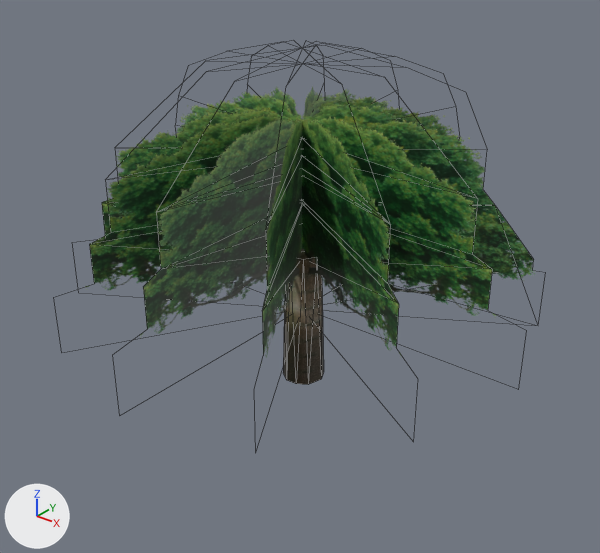
One commit to the OBJ model models/arbol2/arbol.obj: the scene before it, then after it.
Camera for both pictures: a 50 mm lens placed at (21.9, -27.5, 22.3), pointed at (0.7, -0.9, 5.8). Lighting does not change. The marker at lower left points along +X, +Y and +Z. Mesh edges are drawn as thin lines. Where no turn or scale is listed for an object, it has been applied to the vertices.

In view in the first picture: 'hojas', 'tronco'.
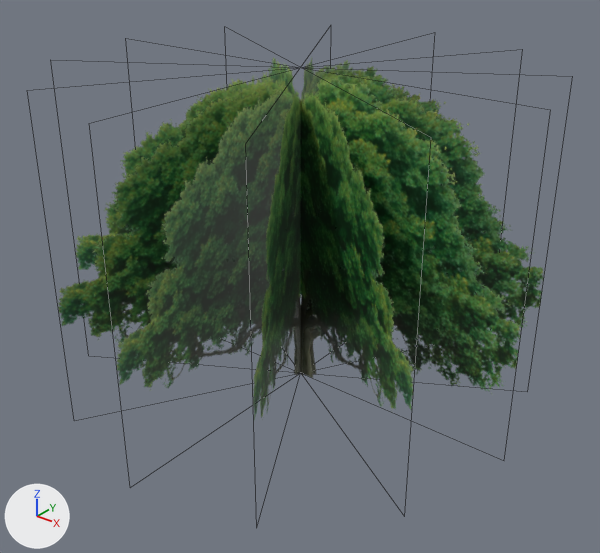
Diff of the bpy script that builds the scene:
```diff
--- a/models/arbol2/arbol.obj.py
+++ b/models/arbol2/arbol.obj.py
@@ mat_arbol_011 @@
+mat_arbol_011 = bpy.data.materials.new('arbol.011')
+# uses the picture img_rama3_png
@@ mat_arbol_007 @@
+mat_arbol_007 = bpy.data.materials.new('arbol.007')
+# uses the picture img_rama3_png
@@ mat_arbol_005 @@
+mat_arbol_005 = bpy.data.materials.new('arbol.005')
+# uses the picture img_rama3_png
@@ mat_arbol_009 @@
+mat_arbol_009 = bpy.data.materials.new('arbol.009')
+# uses the picture img_rama3_png
@@ mat_arbol_003 @@
+mat_arbol_003 = bpy.data.materials.new('arbol.003')
+# uses the picture img_rama3_png
@@ me_hojas @@
 # used by ob_hojas; location = (0.0, 0.0, 0.0)
-me_hojas.from_pydata(...)  # 109 vertices, 50 faces; spans x -11.0..11.2, y -11.1..11.0, z 3.6..15.9
+me_hojas.from_pydata(...)  # 24 vertices, 6 faces; spans x -11.0..11.0, y -11.0..11.0, z 0.0..15.0
+# me_hojas part 1: the loose piece of 19 vertices spanning x -5.5..5.6, y -9.6..9.6, z 3.6..15.9 is rebuilt with 4 vertices and now spans x -5.5..5.5, y -9.5..9.5, z 0.0..15.0, in mat_arbol_009
+# me_hojas part 2: the loose piece of 19 vertices spanning x -5.5..5.5, y -9.6..9.6, z 3.6..15.9 is rebuilt with 4 vertices and now spans x -5.5..5.5, y -9.5..9.5, z 0.0..15.0, in mat_arbol_005
+# me_hojas part 3: the loose piece of 18 vertices spanning x -9.5..9.7, y -5.5..5.6, z 3.6..15.9 is rebuilt with 4 vertices and now spans x -9.5..9.5, y -5.5..5.5, z 0.0..15.0, in mat_arbol_011
+# me_hojas part 4: the loose piece of 18 vertices spanning x 0.0, y -11.1..11.0, z 3.6..15.9 is rebuilt with 4 vertices and now spans x 0.0, y -11.0..11.0, z 0.0..15.0, in mat_arbol_007
+# me_hojas part 5: the loose piece of 18 vertices spanning x -11.0..11.2, y 0.1, z 3.6..15.9 is rebuilt with 4 vertices and now spans x -11.0..11.0, y 0.0, z 0.0..15.0
+# me_hojas part 6: the loose piece of 17 vertices spanning x -9.6..9.6, y -5.6..5.5, z 3.6..15.9 is rebuilt with 4 vertices and now spans x -9.5..9.5, y -5.5..5.5, z 0.0..15.0, in mat_arbol_003
 me_hojas.materials.append(mat_hojas)
+me_hojas.materials.append(mat_arbol_003)
+me_hojas.materials.append(mat_arbol_005)
+me_hojas.materials.append(mat_arbol_007)
+me_hojas.materials.append(mat_arbol_009)
+me_hojas.materials.append(mat_arbol_011)
@@ ob_tronco @@
-ob_tronco = bpy.data.objects.new('tronco', me_tronco)
-ob_tronco.location = (0.0, 0.0, 0.0)
```

What differs and where, as boxes (x1, y1, x2, y2) in the pictures (600 x 553 px):
'hojas', reshaped (8% wider, 31% taller): before (85, 86, 535, 363); after (58, 57, 544, 419)
'tronco', deleted: before (283, 249, 324, 384)
part 1 of me_hojas, rebuilt: before (261, 86, 322, 363); after (253, 57, 315, 419)
part 2 of me_hojas, rebuilt: before (85, 97, 488, 313); after (58, 66, 502, 374)
part 3 of me_hojas, rebuilt (14% wider, 31% taller): before (260, 87, 402, 356); after (252, 58, 414, 411)
part 4 of me_hojas, rebuilt: before (139, 89, 391, 336); after (116, 60, 356, 388)
part 5 of me_hojas, rebuilt: before (176, 92, 497, 316); after (179, 76, 521, 391)
part 6 of me_hojas, rebuilt: before (97, 104, 535, 312); after (76, 74, 544, 374)
